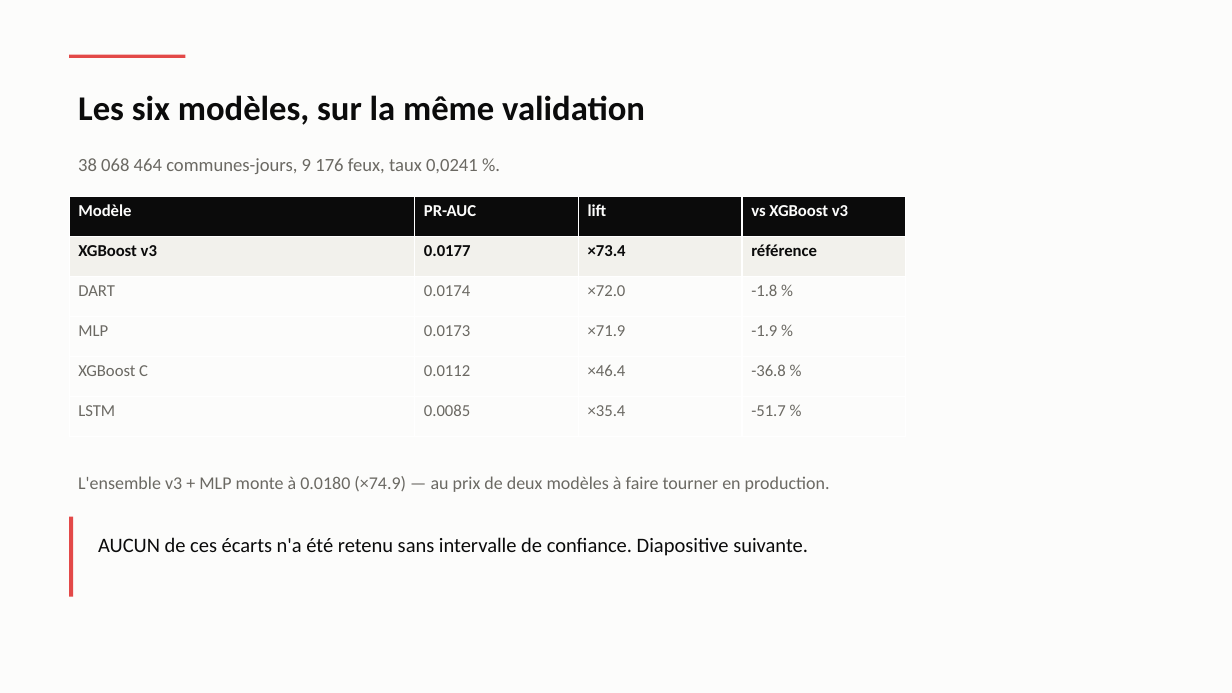
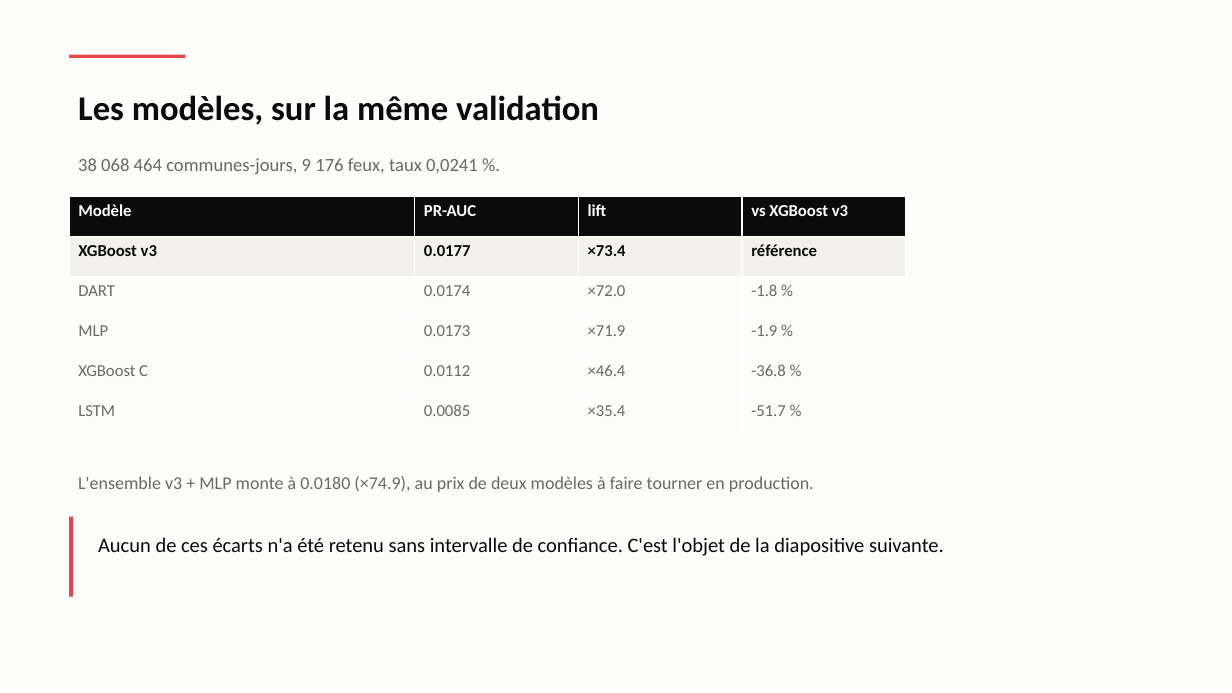
Before and after one commit to Hierogifle/terre-vent-feu-eau-data, a slide deck: slide 19 of presentation/soutenance.pptx (slide 13 before the commit). Drawn at 1232x693 pixels with LibreOffice and Linux fonts; fonts in the diff are those of the drawing. Boxes give left, top, right and bottom in pixels: in the first picture for what was removed or moved away, otherwise in the second. Text is boxed around its words. In the diff, an @@ line names an element or a change of style, - is before the commit and + after.

```diff
--- a/presentation/soutenance.pptx
+++ b/presentation/soutenance.pptx
@@ text at (x1=78, y1=95, x2=599, y2=125): text changed @@
-Les six modèles, sur la même validation
+Les modèles, sur la même validation
@@ text at (x1=78, y1=476, x2=814, y2=492): text changed @@
-L'ensemble v3 + MLP monte à 0.0180 (×74.9) — au prix de deux modèles à faire tourner en production.
+L'ensemble v3 + MLP monte à 0.0180 (×74.9), au prix de deux modèles à faire tourner en production.
@@ text at (x1=98, y1=537, x2=944, y2=556): text changed @@
-AUCUN de ces écarts n'a été retenu sans intervalle de confiance. Diapositive suivante.
+Aucun de ces écarts n'a été retenu sans intervalle de confiance. C'est l'objet de la diapositive suivante.
```
Also in this commit, not shown: 25 other slides changed, 11 slides added, 5 slides removed, 4 other files.
